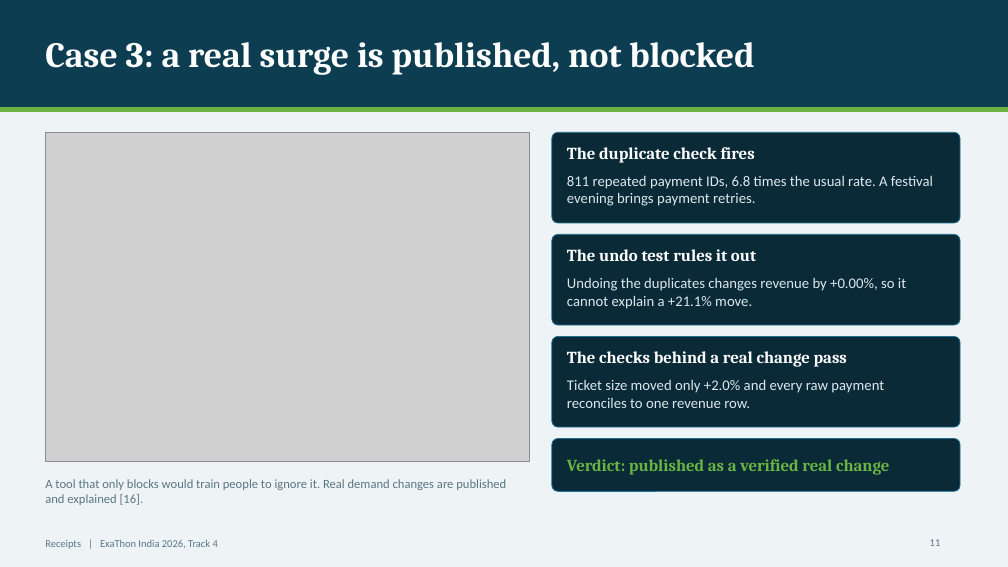
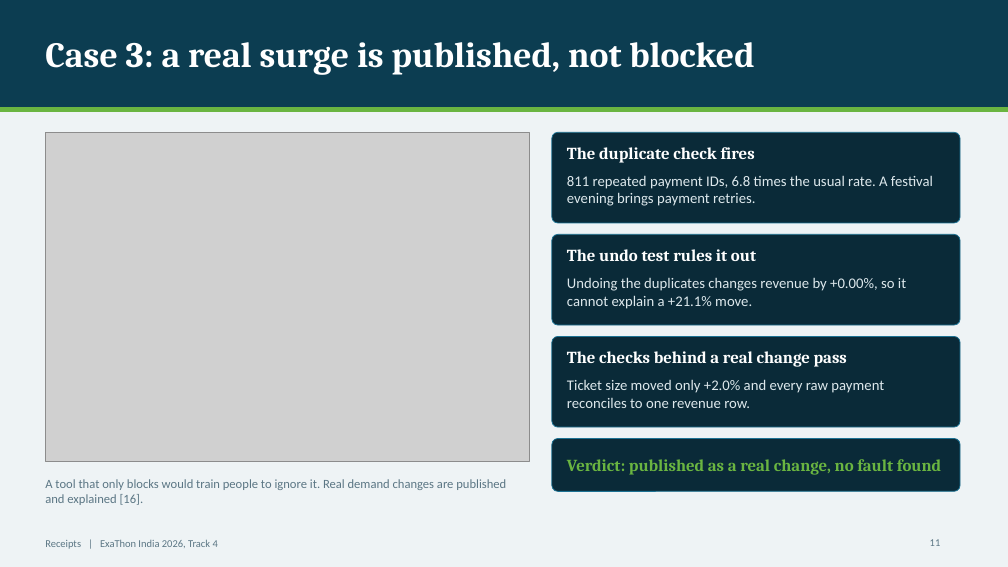
Before and after one commit to AakashMutum/receipts, a slide deck: slide 11 of docs/Receipts_ExaThon_2026_Deck.pptx. Drawn at 1008x567 pixels with LibreOffice and Linux fonts; fonts in the diff are those of the drawing; grey boxes stand for pictures. Boxes give left, top, right and bottom in pixels: in the first picture for what was removed or moved away, otherwise in the second. Text is boxed around its words. In the diff, an @@ line names an element or a change of style, - is before the commit and + after.

Commit message:
Update the pitch deck: masked pair and real change wording

```diff
--- a/docs/Receipts_ExaThon_2026_Deck.pptx
+++ b/docs/Receipts_ExaThon_2026_Deck.pptx
@@ text at [567,459,941,475]: text changed @@
-Verdict: published as a verified real change
+Verdict: published as a real change, no fault found
```
Also in this commit, not shown: 3 other slides changed, 1 other file.
